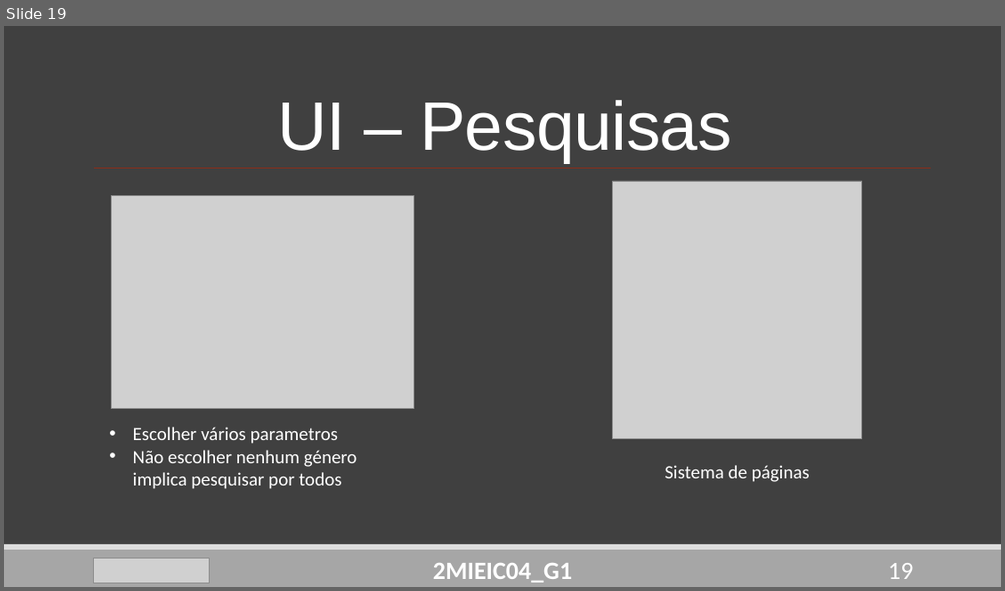
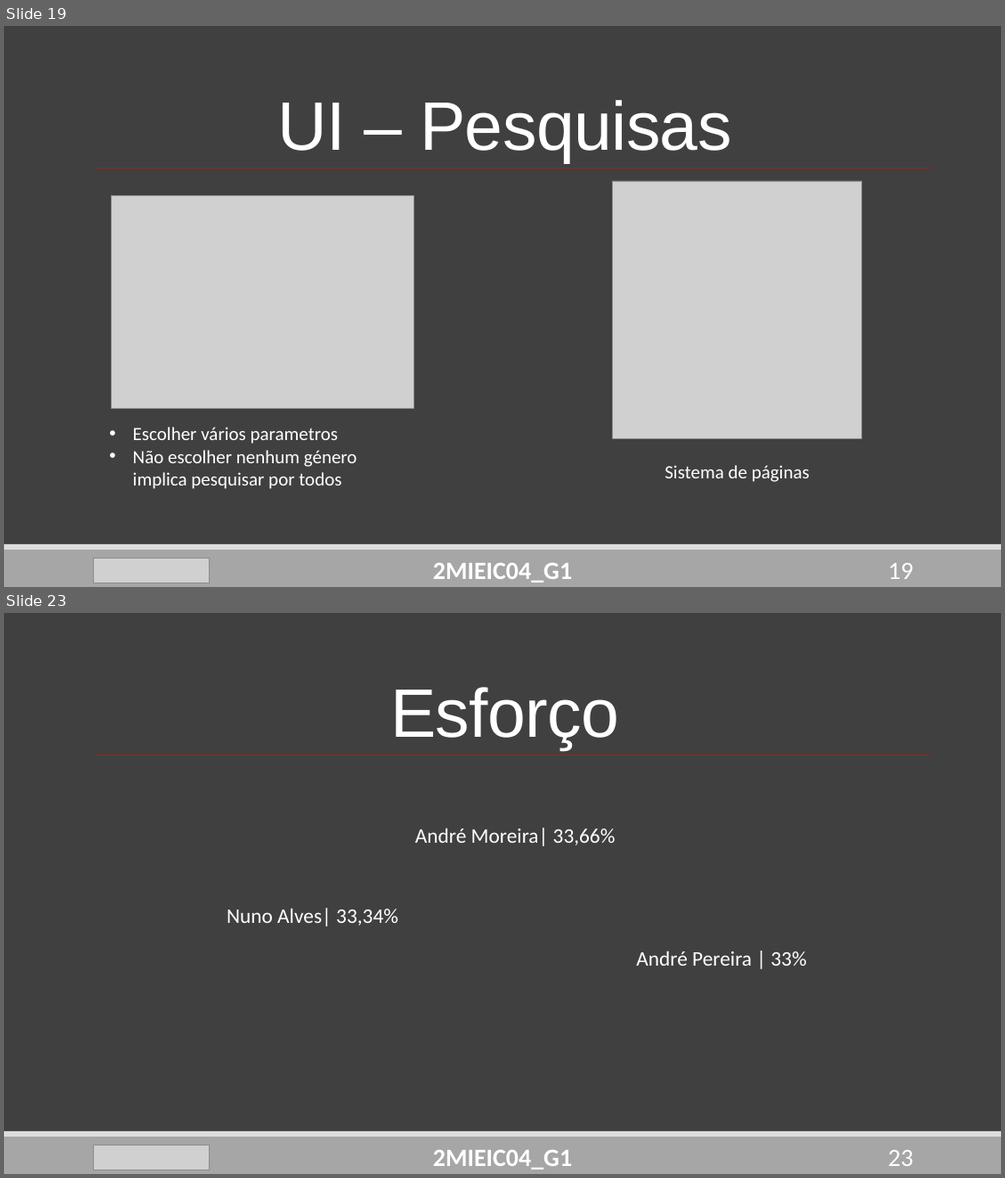
Before and after one commit to DoStini/FEUP-AEDA-proj, a slide deck: StreamZ_Apresentation4.pptx. Shown one above the other, each under a label of ours: slide 19 before the commit, slides 19 and 23 after it; the slides between them are not shown. The pictures are 1005x591 and 1005x1178 pixels, drawn with LibreOffice and Linux fonts; fonts in the diff are those of the drawing; grey boxes stand for pictures. Boxes give left, top, right and bottom in pixels: in the first picture for what was removed or moved away, otherwise in the second. Text is boxed around its words. In the diff, an @@ line names an element or a change of style, - is before the commit and + after.

```diff
--- a/StreamZ_Apresentation4.pptx
+++ b/StreamZ_Apresentation4.pptx
@@ slide 23 added at bbox=[4, 613, 1001, 1174], background #404040; not listed: 3 template elements that a slide beside it also shows @@
@@ title added at bbox=[390, 687, 619, 750], 66 pt, text #FFFFFF @@
+Esforço
@@ line added from (931, 755) to (94, 755), #8C2D19 1 pt @@
@@ text added at bbox=[415, 827, 615, 846], 20 pt, text #FFFFFF @@
+André Moreira| 33,66%
@@ text added at bbox=[226, 908, 398, 926], 20 pt, text #FFFFFF @@
+Nuno Alves| 33,34%
@@ text added at bbox=[636, 951, 806, 965], 20 pt, text #FFFFFF @@
+André Pereira | 33%
@@ picture added at bbox=[94, 1144, 209, 1170] @@
@@ text added at bbox=[433, 1150, 572, 1169], 24 pt, text #FFFFFF, bold @@
+2MIEIC04_G1
@@ page number added at bbox=[888, 1150, 913, 1166], 24 pt, text #FFFFFF @@
+23
```
Also in this commit, not shown: 3 slides changed.
